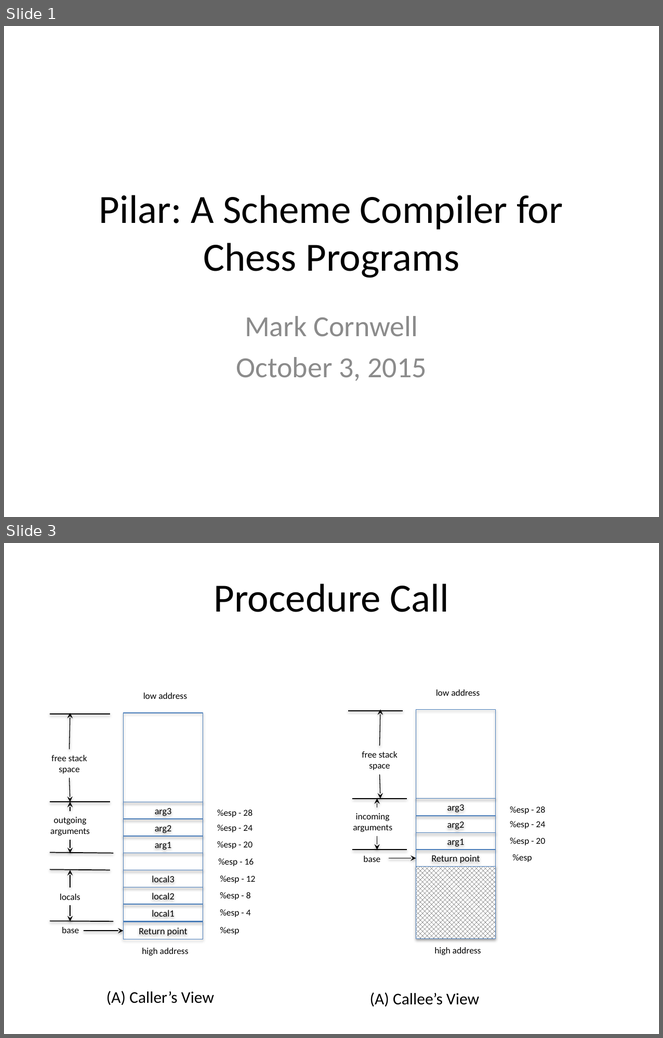
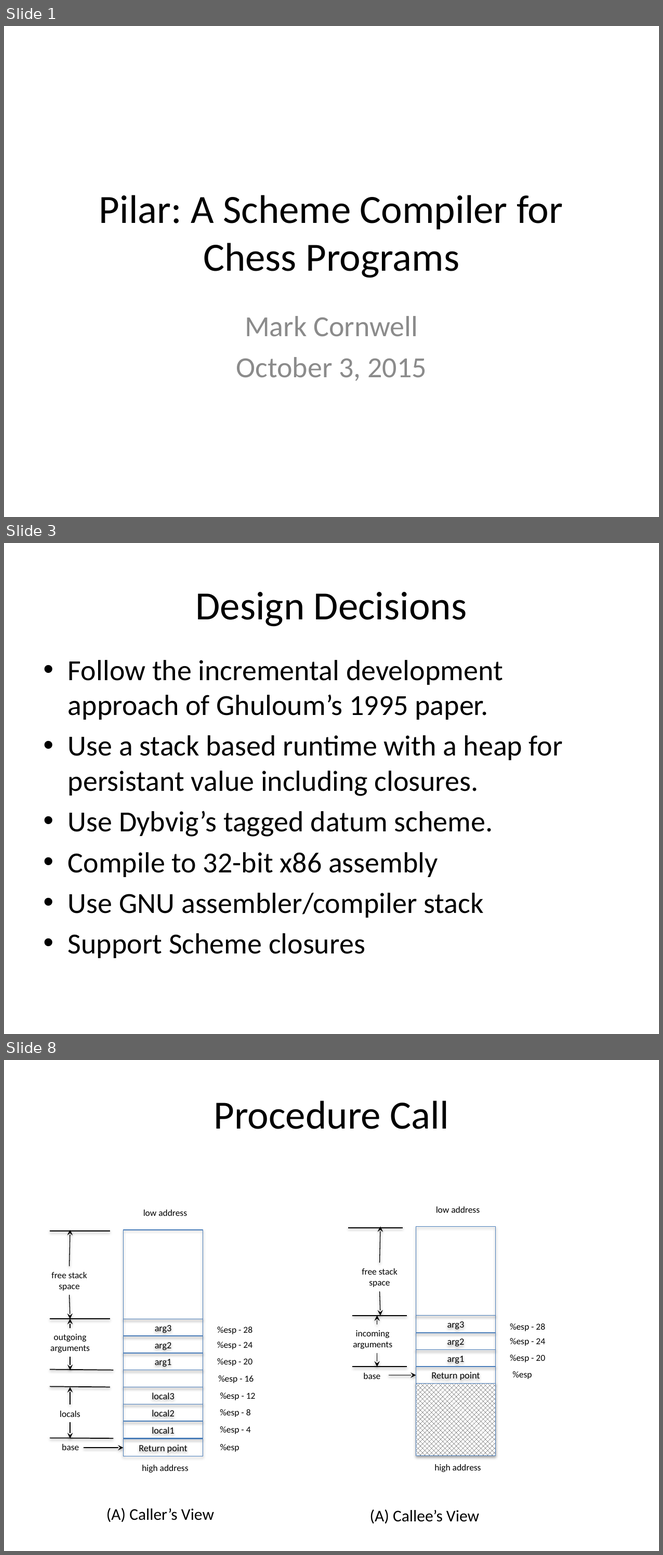
Before and after one commit to markcornwell/pilar, a slide deck: doc/Pilar.pptx. Shown one above the other, each under a label of ours: slides 1 and 3 before the commit, slides 1, 3 and 8 after it; the slides between them are not shown. The pictures are 663x1038 and 663x1555 pixels, drawn with LibreOffice and Linux fonts; fonts in the diff are those of the drawing. Boxes give left, top, right and bottom in pixels: in the first picture for what was removed or moved away, otherwise in the second. Text is boxed around its words. In the diff, an @@ line names an element or a change of style, - is before the commit and + after.

Commit message:
starting in on code for in-place closures
Combining the code for code and closure into a single closure form.
More commends documenting the IL.  Not running yet — just syncing in
work in progress.  Code will be shorter and simpler this way, not to
mention correct.

```diff
--- a/doc/Pilar.pptx
+++ b/doc/Pilar.pptx
@@ slide 3 added at <box>4,543,659,1034</box>, background #FFFFFF @@
@@ title added at <box>196,592,467,627</box>, 44 pt, text #000000 @@
+Design Decisions
@@ text added at <box>68,660,563,958</box>, 32 pt, text #000000 @@
+• Follow the incremental development approach of Ghuloum’s 1995 paper.
+• Use a stack based runtime with a heap for persistant value including closures.
+• Use Dybvig’s tagged datum scheme.
+• Compile to 32-bit x86 assembly
+• Use GNU assembler/compiler stack
+• Support Scheme closures
@@ what was slide 3 is now slide 8 @@
```
Also in this commit, not shown: 1 slide changed, 8 other slides added, 4 other files.
